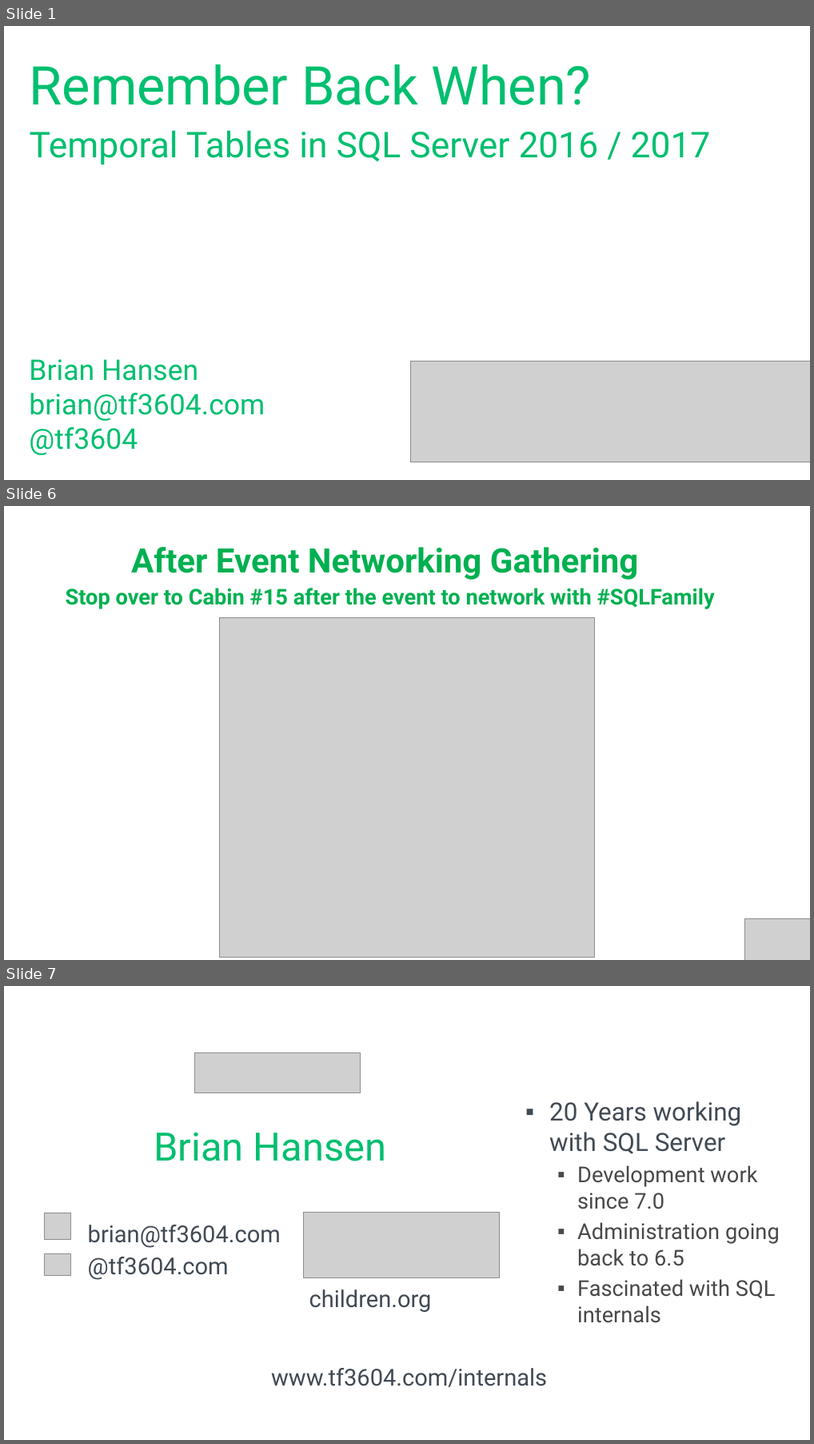
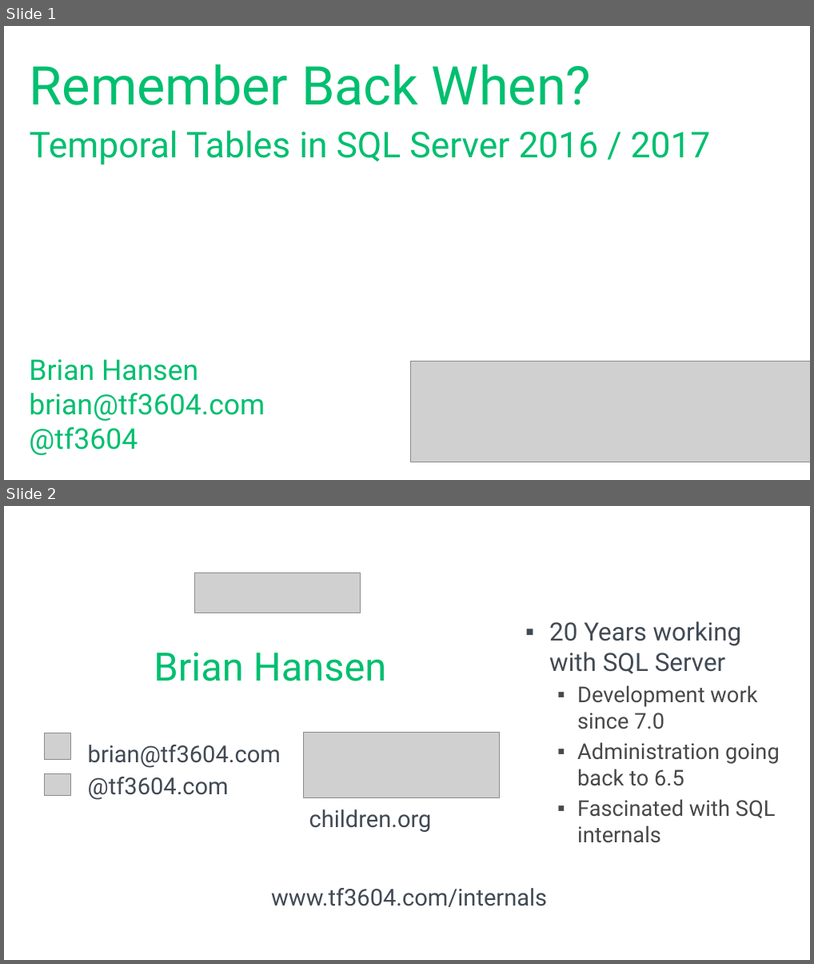
Before and after one commit to tf3604/RememberWhenTemporal, a slide deck: Temporal.pptx. Shown one above the other, each under a label of ours: slides 1, 6 and 7 before the commit, slides 1 and 2 after it; the slides between them are not shown. The pictures are 814x1444 and 814x964 pixels, drawn with LibreOffice and Linux fonts; fonts in the diff are those of the drawing; grey boxes stand for pictures; background and template pictures are left out. Boxes give left, top, right and bottom in pixels: in the first picture for what was removed or moved away, otherwise in the second. Text is boxed around its words. In the diff, an @@ line names an element or a change of style, - is before the commit and + after.

```diff
--- a/Temporal.pptx
+++ b/Temporal.pptx
@@ slide 6 removed at [4, 506, 810, 960], background #FFFFFF @@
@@ text removed at [131, 547, 638, 580] @@
-After Event Networking Gathering
@@ text removed at [66, 588, 715, 609] @@
-Stop over to Cabin #15 after the event to network with #SQLFamily
@@ picture removed at [219, 618, 594, 956] @@
@@ picture removed at [746, 918, 810, 960] @@
@@ what was slide 7 is now slide 2 @@
```
Also in this commit, not shown: 4 other slides removed.
